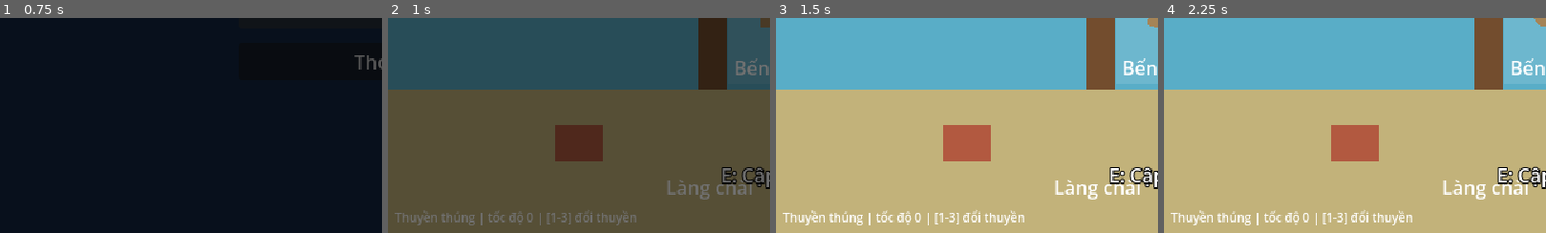
Above: before the commit, frames 1-4 (left to right).
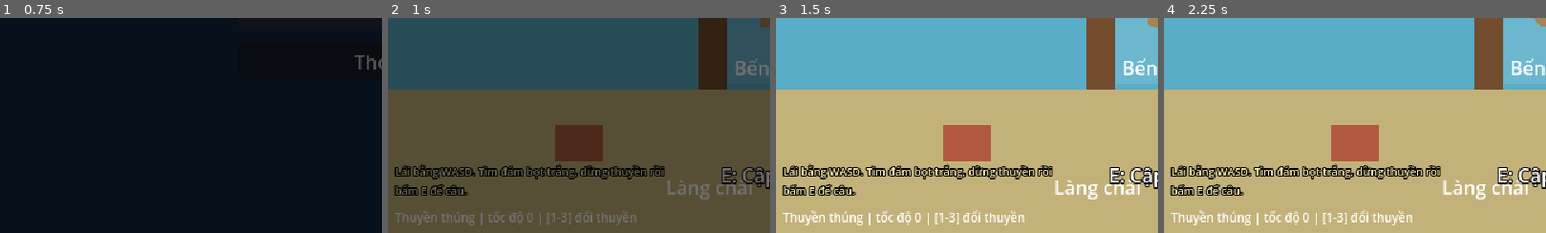
Above: after the commit, the same moments.

Repository: Th1nh2411/tide-then-table
Game: Godot game, scene res://scenes/main_menu/main_menu.tscn
The game is run twice, just before and just after one commit, with the same random seed, the same clock (stepped at 60 frames per second) and the same inputs.
Inputs (mouse positions are % of the whole screen's width and height, from its top left):
- Up to frame 1 (0.75 s): click "Chơi mới" at 0.5 s
- Up to frame 2 (1 s): no input
- Up to frame 3 (1.5 s): tap Enter at 1.25 s; move the mouse to (72, 45) at 1.27 s; hold D (turn_right) from 1.28 s (still down); hold Space (cast) from 1.28 s (still down); click (72, 45) at 1.42 s
- Up to frame 4 (2.25 s): release D (turn_right) at 2 s; release Space (cast) at 2 s; drag from (30, 55) to (2, 27) at 2.02 s
The pictures show only the part of the screen within x 0-50%, y 50-100%; the shares and areas given below are measured in that part.

Frame 1 is identical in both runs. In frame 2, 2.7% of the frame differs, in the area x 1-73%, y 67-83%; in frame 3, 3.5%; in frame 4, 3.5%.

Commit message:
feat(ux): add pause menu, off-screen markers, day-1 tips, new-game confirm; raise repair prices

Diff:
--- a/data/boats/ghe_cheo.tres
+++ b/data/boats/ghe_cheo.tres
@@ -11,6 +11,6 @@
 turn_speed = 110.0
 spin_drift = 0.3
 hold_size = Vector2i(5, 4)
-repair_cost_per_hp = 2
+repair_cost_per_hp = 4.0
 hull_size = Vector2(24, 10)
 color = Color(0.45, 0.3, 0.18, 1)
--- a/data/boats/ghe_may.tres
+++ b/data/boats/ghe_may.tres
@@ -11,6 +11,6 @@
 turn_speed = 130.0
 spin_drift = 0.1
 hold_size = Vector2i(6, 5)
-repair_cost_per_hp = 3
+repair_cost_per_hp = 7.0
 hull_size = Vector2(30, 12)
 color = Color(0.2, 0.4, 0.55, 1)
--- a/data/boats/thuyen_thung.tres
+++ b/data/boats/thuyen_thung.tres
@@ -11,6 +11,6 @@
 turn_speed = 90.0
 spin_drift = 0.9
 hold_size = Vector2i(4, 3)
-repair_cost_per_hp = 1
+repair_cost_per_hp = 2.5
 hull_size = Vector2(16, 16)
 color = Color(0.6, 0.45, 0.25, 1)
--- a/data/resources/boat_data.gd
+++ b/data/resources/boat_data.gd
@@ -16,7 +16,7 @@
 ## Cargo hold grid size in cells (used in Phase 5).
 @export var hold_size: Vector2i = Vector2i(4, 3)
 ## Repair price per hull point (k). Bigger boats cost more to fix.
-@export var repair_cost_per_hp: int = 1
+@export var repair_cost_per_hp: float = 2.5
 
 @export_group("Placeholder visuals")
 ## Hull length (x) and width (y) in pixels. Also sizes the collision circle.
--- a/scenes/main_menu/main_menu.gd
+++ b/scenes/main_menu/main_menu.gd
@@ -7,6 +7,9 @@
 @onready var _new_game_button: Button = %NewGameButton
 @onready var _quit_button: Button = %QuitButton
 @onready var _status_label: Label = %StatusLabel
+
+## Set after the first "New Game" press when a save exists.
+var _confirm_new_game: bool = false
 
 
 func _ready() -> void:
@@ -31,10 +34,24 @@
 
 
 func _on_new_game_pressed() -> void:
-	# The old save is overwritten when day 1 starts.
+	# The old save is overwritten when day 1 starts, so ask once first.
+	if SaveSystem.has_save() and not _confirm_new_game:
+		_confirm_new_game = true
+		_new_game_button.text = "Chắc chắn? Bấm lần nữa"
+		_status_label.text = "Chơi mới sẽ xóa tiến độ đã lưu (ngày %d)." % _saved_day()
+		return
 	GameState.reset()
 	SceneRouter.go_to(SEA_SCENE_PATH)
 
 
+func _saved_day() -> int:
+	var json := JSON.new()
+	if json.parse(FileAccess.get_file_as_string(SaveSystem.SAVE_PATH)) == OK and json.data is Dictionary:
+		var day: Variant = json.data.get("day")
+		if day is float or day is int:
+			return int(day)
+	return 0
+
+
 func _on_quit_pressed() -> void:
 	get_tree().quit()
--- a/scenes/restaurant/restaurant_scene.gd
+++ b/scenes/restaurant/restaurant_scene.gd
@@ -89,7 +89,10 @@
 		late_text = " (bị kéo về, ca bán ngắn nhất)"
 	elif GameState.shift_ratio < 1.0:
 		late_text = " (về trễ, ca bán còn %d%%)" % roundi(GameState.shift_ratio * 100)
-	_show_message("Quán mở cửa!" + late_text)
+	if GameState.day == 1:
+		_show_message("Quán mở cửa! Click vào khách để nấu món họ gọi.", 4.0)
+	else:
+		_show_message("Quán mở cửa!" + late_text)
 	_refresh_storage()
 
 
@@ -161,12 +164,12 @@
 	_storage_label.text = "\n".join(lines)
 
 
-func _show_message(text: String) -> void:
+func _show_message(text: String, seconds: float = message_seconds) -> void:
 	_message_token += 1
 	var token := _message_token
 	_message_label.text = text
 	_message_label.show()
-	await get_tree().create_timer(message_seconds).timeout
+	await get_tree().create_timer(seconds).timeout
 	if token == _message_token:
 		_message_label.hide()
 
--- a/scenes/restaurant/restaurant_scene.tscn
+++ b/scenes/restaurant/restaurant_scene.tscn
@@ -13,6 +13,7 @@
 [ext_resource type="Resource" path="res://data/upgrades/fridge_upgrade.tres" id="11_fridgeup"]
 [ext_resource type="Script" path="res://data/resources/upgrade_data.gd" id="12_updata"]
 [ext_resource type="Script" path="res://scenes/ui/repair_button.gd" id="13_repair"]
+[ext_resource type="PackedScene" path="res://scenes/ui/pause_menu.tscn" id="14_pause"]
 
 [node name="RestaurantScene" type="Control"]
 layout_mode = 3
@@ -463,3 +464,5 @@
 door_position = Vector2(605, 228)
 
 [node name="CookingOverlay" parent="." instance=ExtResource("5_cooking")]
+
+[node name="PauseMenu" parent="." instance=ExtResource("14_pause")]
--- a/scenes/sea/net_buoy.gd
+++ b/scenes/sea/net_buoy.gd
@@ -24,6 +24,7 @@
 
 
 func _ready() -> void:
+	add_to_group("net_buoys")  # for the off-screen markers
 	body_entered.connect(_on_body_entered)
 	body_exited.connect(_on_body_exited)
 
--- /dev/null
+++ b/scenes/sea/offscreen_markers.gd
@@ -0,0 +1,60 @@
+class_name OffscreenMarkers
+extends Control
+## Arrows on the screen edge pointing at important things that are off
+## camera: the dock, the player's nets (group "net_buoys") and, once the fog
+## is open, the whirlpool. Shows the distance in "m" (10 px = 1 m).
+
+@export var dock: Node2D
+@export var fog_area: FogArea
+@export var boat: Boat
+## Distance from the screen edge.
+@export var margin: float = 16.0
+@export var dock_color: Color = Color(1.0, 0.9, 0.4)
+@export var net_color: Color = Color(1.0, 0.55, 0.2)
+@export var fog_color: Color = Color(0.4, 1.0, 0.9)
+@export var pixels_per_meter: float = 10.0
+
+
+func _ready() -> void:
+	mouse_filter = Control.MOUSE_FILTER_IGNORE
+	set_anchors_preset(Control.PRESET_FULL_RECT)
+
+
+func _process(_delta: float) -> void:
+	queue_redraw()
+
+
+func _draw() -> void:
+	_draw_marker(dock.global_position, "Bến", dock_color)
+	for buoy: Node2D in get_tree().get_nodes_in_group("net_buoys"):
+		_draw_marker(buoy.global_position, "Lưới", net_color)
+	if fog_area.visible:
+		_draw_marker(fog_area.get_whirlpool_position(), "???", fog_color)
+
+
+func _draw_marker(world_pos: Vector2, label: String, color: Color) -> void:
+	# World -> screen through the camera's canvas transform.
+	var screen := get_viewport().get_canvas_transform() * world_pos
+	var area := get_viewport_rect().grow(-margin)
+	if area.has_point(screen):
+		return
+	var center := area.get_center()
+	var direction := (screen - center).normalized()
+	# Push from the center along `direction` until we hit the inner rect edge.
+	var reach := INF
+	if direction.x != 0.0:
+		reach = minf(reach, area.size.x * 0.5 / absf(direction.x))
+	if direction.y != 0.0:
+		reach = minf(reach, area.size.y * 0.5 / absf(direction.y))
+	var tip := center + direction * reach
+
+	var side := direction.orthogonal() * 6.0
+	draw_colored_polygon(PackedVector2Array([tip, tip - direction * 12.0 + side, tip - direction * 12.0 - side]), color)
+	var meters := roundi(boat.global_position.distance_to(world_pos) / pixels_per_meter)
+	var text := "%s %dm" % [label, meters]
+	var font := ThemeDB.fallback_font
+	var text_size := font.get_string_size(text, HORIZONTAL_ALIGNMENT_LEFT, -1, 9)
+	# Keep the label inside the screen, just "behind" the arrow.
+	var text_pos := (tip - direction * 22.0 - text_size * 0.5).clamp(Vector2(2, 2), size - text_size - Vector2(2, 2))
+	draw_string_outline(font, text_pos + Vector2(0, text_size.y * 0.8), text, HORIZONTAL_ALIGNMENT_LEFT, -1, 9, 3, Color.BLACK)
+	draw_string(font, text_pos + Vector2(0, text_size.y * 0.8), text, HORIZONTAL_ALIGNMENT_LEFT, -1, 9, color)
--- a/scenes/sea/sea_scene.gd
+++ b/scenes/sea/sea_scene.gd
@@ -14,7 +14,7 @@
 @export var tow_message_seconds: float = 1.5
 ## Rescue when the hull breaks: fee (k, capped at what the player has) and
 ## in-game minutes lost waiting to be towed.
-@export var rescue_fee: int = 60
+@export var rescue_fee: int = 150
 @export var rescue_minutes: float = 60.0
 ## Seconds the boat spins into the whirlpool before the white fade.
 @export var whirlpool_pull_seconds: float = 2.0
--- a/scenes/sea/sea_scene.tscn
+++ b/scenes/sea/sea_scene.tscn
@@ -27,6 +27,9 @@
 [ext_resource type="Script" path="res://scenes/sea/fog_area.gd" id="25_fog"]
 [ext_resource type="Script" path="res://scenes/sea/whirlpool.gd" id="26_whirl"]
 [ext_resource type="Script" path="res://scenes/sea/hull_controller.gd" id="27_hull"]
+[ext_resource type="Script" path="res://scenes/sea/offscreen_markers.gd" id="28_markers"]
+[ext_resource type="Script" path="res://scenes/sea/tutorial_hints.gd" id="29_tutorial"]
+[ext_resource type="PackedScene" path="res://scenes/ui/pause_menu.tscn" id="30_pause"]
 
 [sub_resource type="CircleShape2D" id="CircleShape2D_whirl"]
 radius = 24.0
@@ -248,6 +251,29 @@
 zones_root = NodePath("../Zones")
 buoy_scene = ExtResource("22_buoy")
 buoy_parent = NodePath("../NetBuoys")
+
+[node name="MarkerLayer" type="CanvasLayer" parent="."]
+
+[node name="OffscreenMarkers" type="Control" parent="MarkerLayer" node_paths=PackedStringArray("dock", "fog_area", "boat")]
+layout_mode = 3
+anchors_preset = 15
+anchor_right = 1.0
+anchor_bottom = 1.0
+grow_horizontal = 2
+grow_vertical = 2
+mouse_filter = 2
+script = ExtResource("28_markers")
+dock = NodePath("../../Dock")
+fog_area = NodePath("../../FogArea")
+boat = NodePath("../../Boat")
+
+[node name="TutorialHints" type="Node" parent="." node_paths=PackedStringArray("hud", "fishing", "nets")]
+script = ExtResource("29_tutorial")
+hud = NodePath("../SeaHud")
+fishing = NodePath("../FishingController")
+nets = NodePath("../NetController")
+
+[node name="PauseMenu" parent="." instance=ExtResource("30_pause")]
 
 [node name="HoldManager" type="Node" parent="." node_paths=PackedStringArray("boat", "fishing", "nets", "hold_ui", "hud")]
 script = ExtResource("19_holdmgr")
--- /dev/null
+++ b/scenes/sea/tutorial_hints.gd
@@ -0,0 +1,36 @@
+class_name TutorialHints
+extends Node
+## Day-1 tips shown in the HUD, advancing with what the player does:
+## start -> first catch -> late afternoon. Does nothing on later days.
+
+@export var hud: SeaHud
+@export var fishing: FishingController
+@export var nets: NetController
+## In-game hour from which the "go back to the dock" tip shows.
+@export var return_hint_hour: int = 16
+
+enum Step { DRIVE, AFTER_CATCH, GO_HOME, DONE }
+
+var _step: Step = Step.DONE
+
+
+func _ready() -> void:
+	if GameState.day != 1:
+		return
+	_step = Step.DRIVE
+	hud.show_tip("Lái bằng WASD. Tìm đám bọt trắng, dừng thuyền rồi bấm E để câu.")
+	fishing.fish_caught.connect(_on_catch)
+	nets.fish_caught.connect(_on_catch)
+	DayClock.time_changed.connect(_on_time_changed)
+
+
+func _on_catch(_fish: FishData, _quality: float, _count: int) -> void:
+	if _step == Step.DRIVE:
+		_step = Step.AFTER_CATCH
+		hud.show_tip("Tab: xem khoang. Q: thả lưới ốc ở vùng nước nông, lát quay lại phao bấm E để kéo.")
+
+
+func _on_time_changed(minutes: float) -> void:
+	if _step != Step.DONE and _step != Step.GO_HOME and minutes >= return_hint_hour * 60:
+		_step = Step.GO_HOME
+		hud.show_tip("Theo mũi tên \"Bến\" về cập bến (E) trước 18:00 để mở quán đúng giờ.")
--- /dev/null
+++ b/scenes/ui/pause_menu.gd
@@ -0,0 +1,60 @@
+class_name PauseMenu
+extends CanvasLayer
+## Esc menu for the sea and the restaurant: resume / main menu / quit, plus a
+## controls cheat sheet. Runs while paused (PROCESS_MODE_ALWAYS in the scene).
+## Put it BEFORE other overlays in the tree: later nodes get input first, so
+## e.g. the hold window can use Esc to close itself before this opens.
+
+const MAIN_MENU_PATH: String = "res://scenes/main_menu/main_menu.tscn"
+
+var _confirm_menu: bool = false
+
+@onready var _resume_button: Button = %ResumeButton
+@onready var _menu_button: Button = %MenuButton
+@onready var _quit_button: Button = %QuitButton
+@onready var _note_label: Label = %NoteLabel
+
+
+func _ready() -> void:
+	hide()
+	_resume_button.pressed.connect(_resume)
+	_menu_button.pressed.connect(_on_menu_pressed)
+	_quit_button.pressed.connect(func() -> void: get_tree().quit())
+
+
+func _unhandled_input(event: InputEvent) -> void:
+	if not event.is_action_pressed("pause"):
+		return
+	if visible:
+		get_viewport().set_input_as_handled()
+		_resume()
+	elif not get_tree().paused:
+		# Something else (hold overflow, hold mid-fishing) owns the pause: leave it.
+		get_viewport().set_input_as_handled()
+		_open()
+
+
+func _open() -> void:
+	_confirm_menu = false
+	_menu_button.text = "Về menu chính"
+	_note_label.text = "Game tự lưu lúc 6:00 mỗi sáng."
+	get_tree().paused = true
+	show()
+	_resume_button.grab_focus()
+
+
+func _resume() -> void:
+	hide()
+	get_tree().paused = false
+
+
+## Two presses: leaving loses everything since this morning's autosave.
+func _on_menu_pressed() -> void:
+	if not _confirm_menu:
+		_confirm_menu = true
+		_menu_button.text = "Chắc chắn? Bấm lần nữa"
+		_note_label.text = "Về menu sẽ mất tiến độ từ 6:00 sáng nay tới giờ."
+		return
+	get_tree().paused = false
+	hide()
+	SceneRouter.go_to(MAIN_MENU_PATH)
--- /dev/null
+++ b/scenes/ui/pause_menu.tscn
@@ -0,0 +1,85 @@
+[gd_scene format=3]
+
+[ext_resource type="Script" path="res://scenes/ui/pause_menu.gd" id="1_pause"]
+
+[node name="PauseMenu" type="CanvasLayer"]
+process_mode = 3
+layer = 30
+script = ExtResource("1_pause")
+
+[node name="Dim" type="ColorRect" parent="."]
+anchors_preset = 15
+anchor_right = 1.0
+anchor_bottom = 1.0
+grow_horizontal = 2
+grow_vertical = 2
+color = Color(0, 0, 0, 0.55)
+
+[node name="Panel" type="PanelContainer" parent="."]
+anchors_preset = 8
+anchor_left = 0.5
+anchor_top = 0.5
+anchor_right = 0.5
+anchor_bottom = 0.5
+grow_horizontal = 2
+grow_vertical = 2
+
+[node name="Margin" type="MarginContainer" parent="Panel"]
+layout_mode = 2
+theme_override_constants/margin_left = 16
+theme_override_constants/margin_top = 10
+theme_override_constants/margin_right = 16
+theme_override_constants/margin_bottom = 10
+
+[node name="VBox" type="VBoxContainer" parent="Panel/Margin"]
+layout_mode = 2
+theme_override_constants/separation = 6
+
+[node name="Title" type="Label" parent="Panel/Margin/VBox"]
+layout_mode = 2
+text = "Tạm dừng"
+horizontal_alignment = 1
+
+[node name="ResumeButton" type="Button" parent="Panel/Margin/VBox"]
+unique_name_in_owner = true
+custom_minimum_size = Vector2(180, 0)
+layout_mode = 2
+size_flags_horizontal = 4
+text = "Tiếp tục (Esc)"
+
+[node name="MenuButton" type="Button" parent="Panel/Margin/VBox"]
+unique_name_in_owner = true
+custom_minimum_size = Vector2(180, 0)
+layout_mode = 2
+size_flags_horizontal = 4
+text = "Về menu chính"
+
+[node name="QuitButton" type="Button" parent="Panel/Margin/VBox"]
+unique_name_in_owner = true
+custom_minimum_size = Vector2(180, 0)
+layout_mode = 2
+size_flags_horizontal = 4
+text = "Thoát game"
+
+[node name="NoteLabel" type="Label" parent="Panel/Margin/VBox"]
+unique_name_in_owner = true
+custom_minimum_size = Vector2(300, 0)
+layout_mode = 2
+theme_override_colors/font_color = Color(1, 0.85, 0.6, 1)
+theme_override_font_sizes/font_size = 9
+text = "Game tự lưu lúc 6:00 mỗi sáng."
+horizontal_alignment = 1
+autowrap_mode = 3
+
+[node name="Controls" type="Label" parent="Panel/Margin/VBox"]
+custom_minimum_size = Vector2(300, 0)
+layout_mode = 2
+theme_override_colors/font_color = Color(0.8, 0.85, 0.9, 1)
+theme_override_font_sizes/font_size = 9
+text = "Phím điều khiển
+WASD / mũi tên: lái thuyền
+E: câu · cập bến · kéo lưới      Q: thả lưới ốc
+Tab: mở khoang      R: xoay cá (khi đang kéo)
+F: sửa thuyền (ở bến)      Esc: tạm dừng
+Space / chuột trái: thao tác trong minigame"
+autowrap_mode = 3
--- a/scenes/ui/sea_hud.gd
+++ b/scenes/ui/sea_hud.gd
@@ -14,17 +14,25 @@
 @onready var _message_label: Label = %MessageLabel
 @onready var _net_label: Label = %NetLabel
 @onready var _hull_label: Label = %HullLabel
+@onready var _tip_label: Label = %TipLabel
 
 
 func _ready() -> void:
 	DayClock.time_changed.connect(_on_time_changed)
 	hide_prompt()
 	_message_label.hide()
+	_tip_label.hide()
 	_on_time_changed(DayClock.current_minutes)
 
 
 func set_nets(available: int, total: int) -> void:
 	_net_label.text = "Lưới %d/%d  [Q] thả" % [available, total]
+
+
+## Persistent tutorial tip (bottom-left) until replaced or hidden.
+func show_tip(text: String) -> void:
+	_tip_label.text = text
+	_tip_label.show()
 
 
 func set_hull(hp: float, critical: bool) -> void:
--- a/scenes/ui/sea_hud.tscn
+++ b/scenes/ui/sea_hud.tscn
@@ -102,3 +102,20 @@
 theme_override_constants/outline_size = 6
 text = "message"
 horizontal_alignment = 1
+
+[node name="TipLabel" type="Label" parent="."]
+unique_name_in_owner = true
+anchors_preset = 2
+anchor_top = 1.0
+anchor_bottom = 1.0
+offset_left = 6.0
+offset_top = -58.0
+offset_right = 236.0
+offset_bottom = -24.0
+grow_vertical = 0
+theme_override_colors/font_color = Color(1, 0.95, 0.7, 1)
+theme_override_colors/font_outline_color = Color(0, 0, 0, 1)
+theme_override_constants/outline_size = 4
+theme_override_font_sizes/font_size = 9
+text = "tip"
+autowrap_mode = 3
--- a/systems/boat/boat_condition.gd
+++ b/systems/boat/boat_condition.gd
@@ -29,7 +29,7 @@
 		GameState.boat_hp = MAX_HP
 		return 0
 	var missing := MAX_HP - GameState.boat_hp
-	var affordable := minf(missing, floorf(GameState.money / float(boat.repair_cost_per_hp)))
+	var affordable := minf(missing, floorf(GameState.money / boat.repair_cost_per_hp))
 	var cost := ceili(affordable * boat.repair_cost_per_hp)
 	if affordable <= 0.0 or not GameState.spend_money(cost):
 		return 0
Not shown, added: scenes/sea/offscreen_markers.gd.uid
Not shown, added: scenes/sea/tutorial_hints.gd.uid
Not shown, added: scenes/ui/pause_menu.gd.uid
Not shown, changed: CLAUDE.md
Not shown, changed: PLAN.md
